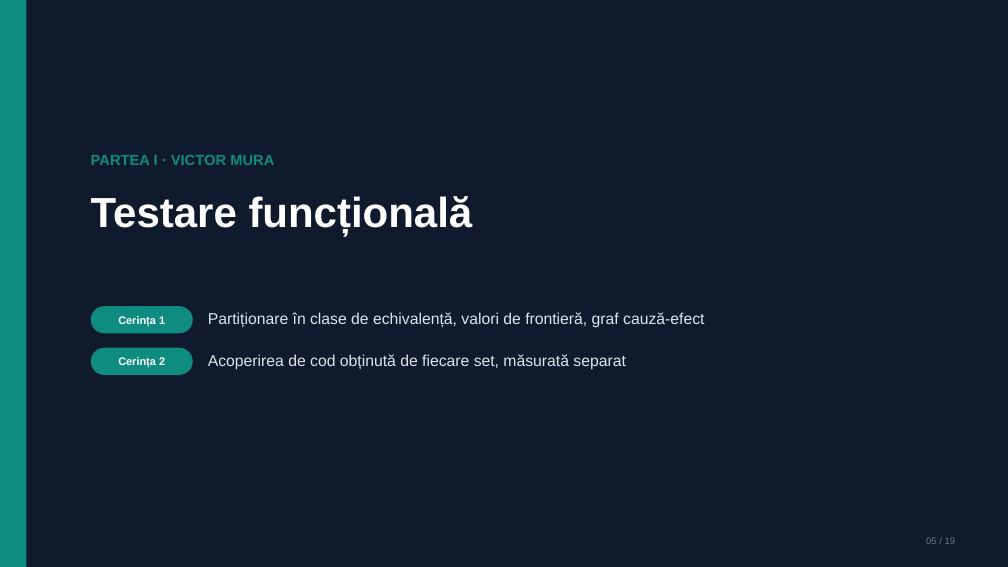
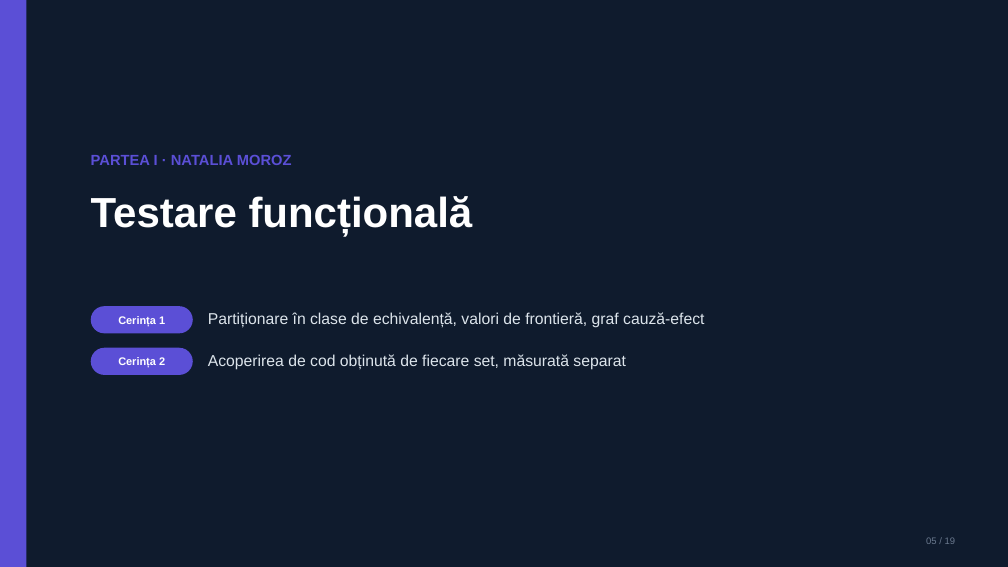
Before and after one commit to victormura/tss, a slide deck: slide 5 of proiect_laborator/docs/Prezentare_Laborator_TSS.pptx. Drawn at 1008x567 pixels with LibreOffice and Linux fonts; fonts in the diff are those of the drawing. Boxes give left, top, right and bottom in pixels: in the first picture for what was removed or moved away, otherwise in the second. Text is boxed around its words. In the diff, an @@ line names an element or a change of style, - is before the commit and + after.

Commit message:
refactor(attribution): switch Student 1 and Student 2 roles and deliverables
- Student 1 (Natalia Moroz): Requirements 1 (Functional testing), 2 (Code coverage), 5 (Equivalent mutant)
- Student 2 (Victor Mura): Requirements 3 (CFG & cyclomatic complexity), 4 (MC/DC), 6 (Non-equivalent mutants), 7 (Mutation tools)
- Synchronized presentation (PPTX & PDF), individual requirement markdown files, README.md, and AI_USAGE_LAB.md

```diff
--- a/proiect_laborator/docs/Prezentare_Laborator_TSS.pptx
+++ b/proiect_laborator/docs/Prezentare_Laborator_TSS.pptx
@@ fill #0E8C7F to #5B4FD6 in 3 elements at [91, 306, 193, 333], [91, 348, 193, 375], [0, 0, 26, 567] @@
@@ text at [91, 154, 292, 169]: text changed; text colour #0E8C7F to #5B4FD6 @@
-PARTEA I · VICTOR MURA
+PARTEA I · NATALIA MOROZ
```
Also in this commit, not shown: 16 other slides changed, 11 other files.
